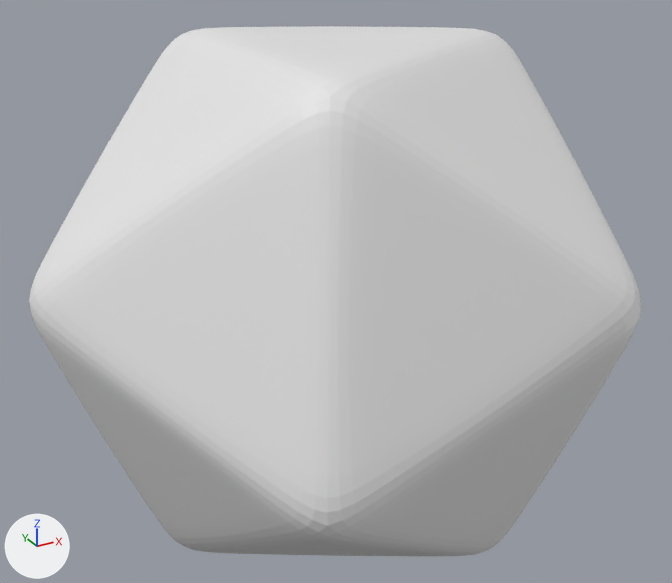
Renders of the glTF model models/d20.glb from each side of a commit.
Both versions are drawn from a 50 mm lens placed at (-5.15, -9.34, 4.71), pointed at (0.0, 0.02, 0.03). Lighting does not change. The marker at lower left points along +X, +Y and +Z. Where no turn or scale is listed for an object, it has been applied to the vertices.

The scene before the commit, as lines of its bpy script (objects in view):
```python
me_icosphere_001 = bpy.data.meshes.new('Icosphere.001')
me_icosphere_001.from_pydata(...)  # 3842 vertices, 7680 faces; spans x -3.67..3.67, y -3.29..3.29, z -3.12..3.12
ob_d20 = bpy.data.objects.new('d20', me_icosphere_001)
ob_d20.location = (0.0, 0.0, 0.0)
```
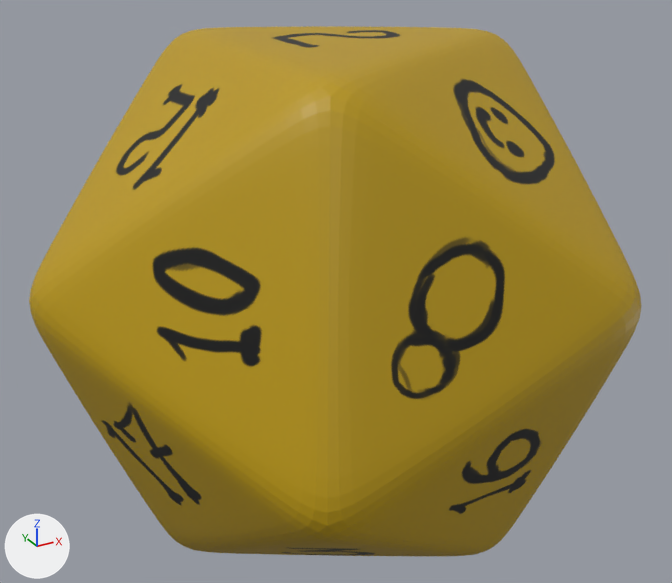
The change, as a diff of the scene's bpy script:
```diff
--- a/models/d20.glb.py
+++ b/models/d20.glb.py
@@ img_d20_mat_base_color @@
+img_d20_mat_base_color = load_image('D20_mat base color', '_unpacked/D20_mat_base_color', 1024, 1024, 'sRGB')
@@ mat_material_002 @@
+mat_material_002 = principled_material('Material.002')
+mat_material_002.texture = img_d20_mat_base_color
@@ me_icosphere_001 @@
 me_icosphere_001.from_pydata(...)  # 3842 vertices, 7680 faces; spans x -3.67..3.67, y -3.29..3.29, z -3.12..3.12
+me_icosphere_001.materials.append(mat_material_002)  # picture img_d20_mat_base_color
```

What differs and where, as boxes [x1, y1, x2, y2] in the pictures (672 x 583 px):
'd20', recoloured (grey to yellow): [29, 26, 641, 556] in both
